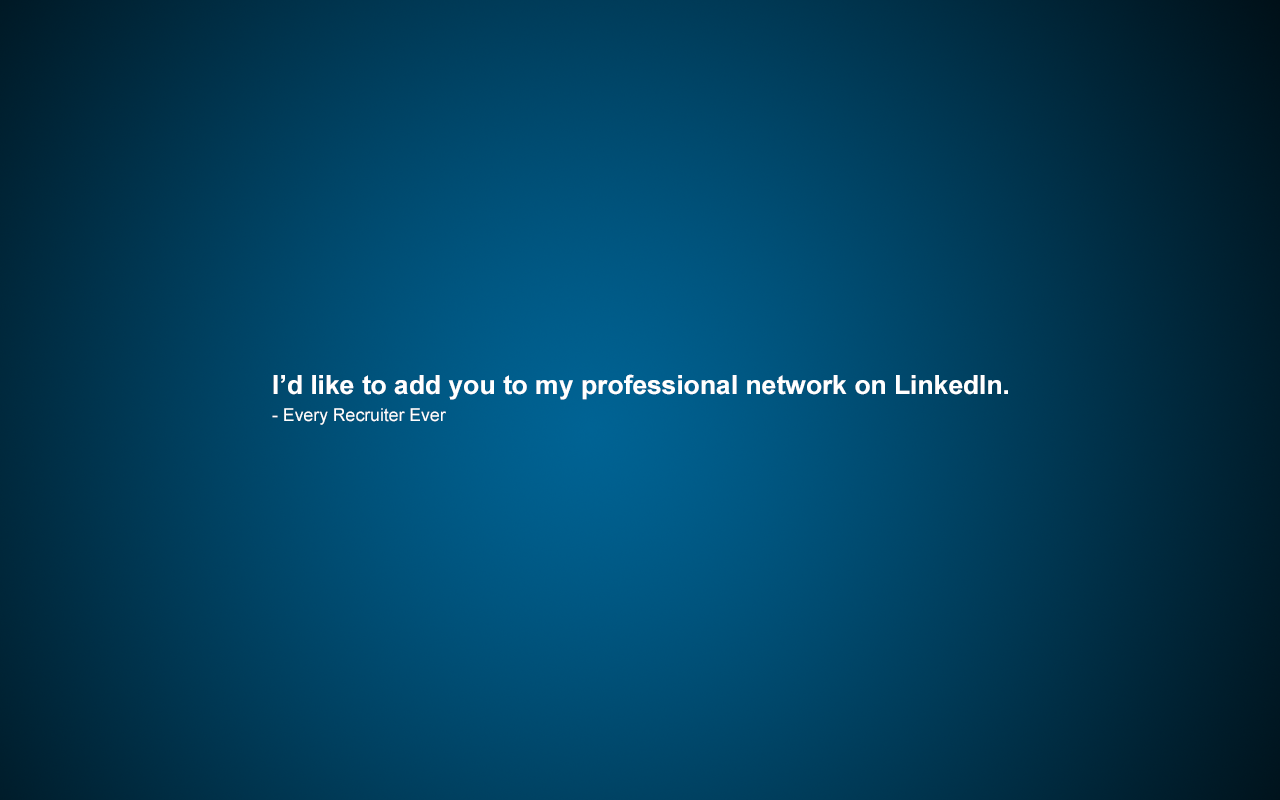
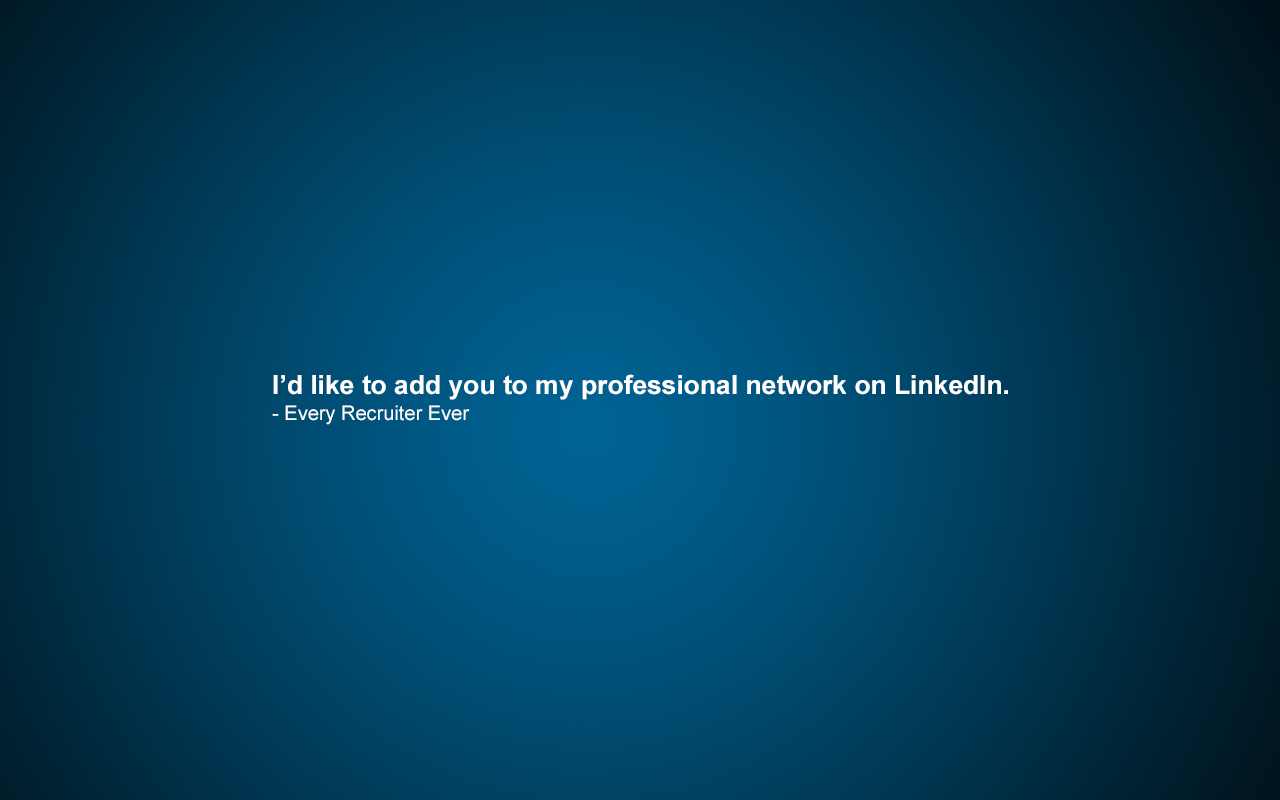
Two versions of the same layered image (w=1280, h=800). Layer-by-layer changes:
painted on "- Every Recruiter Ever" over [272, 405, 470, 425]
